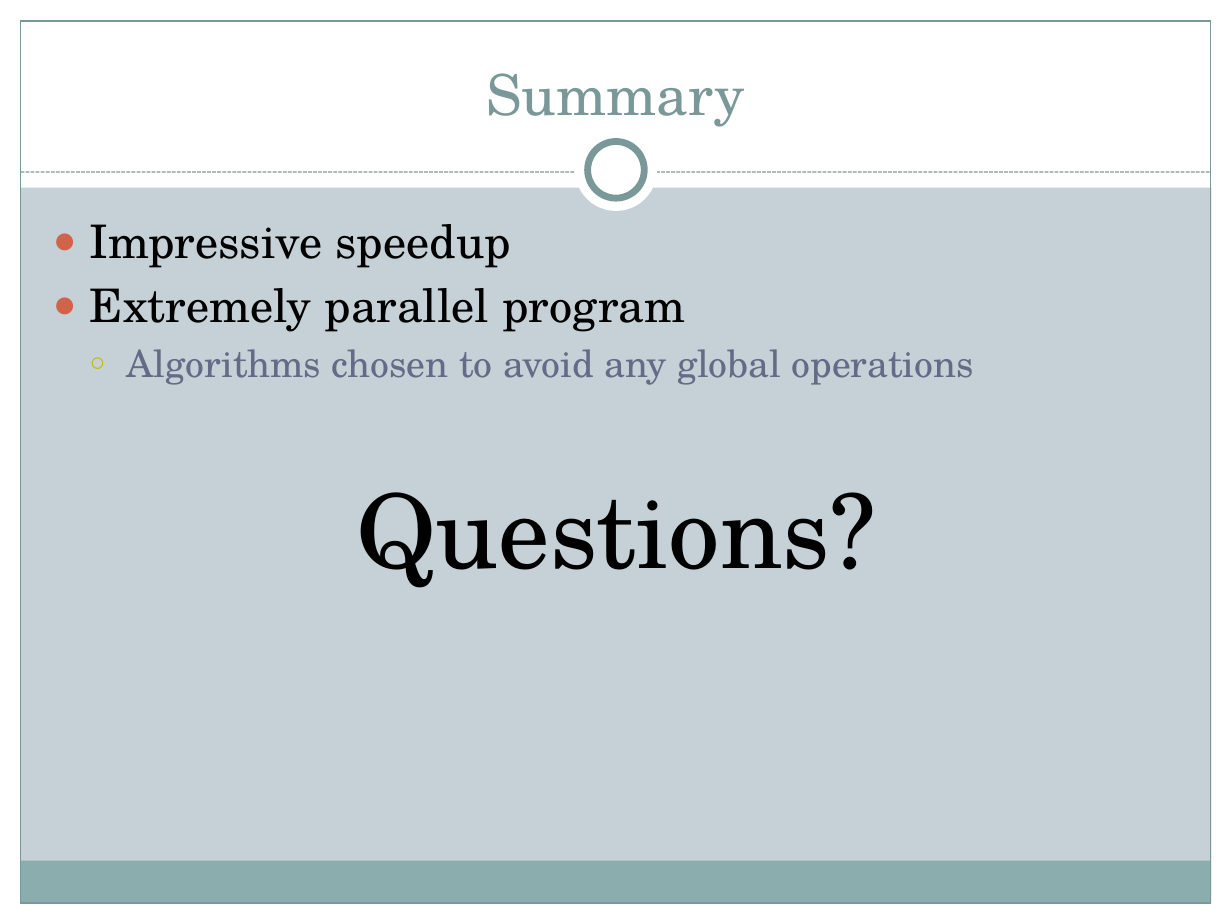
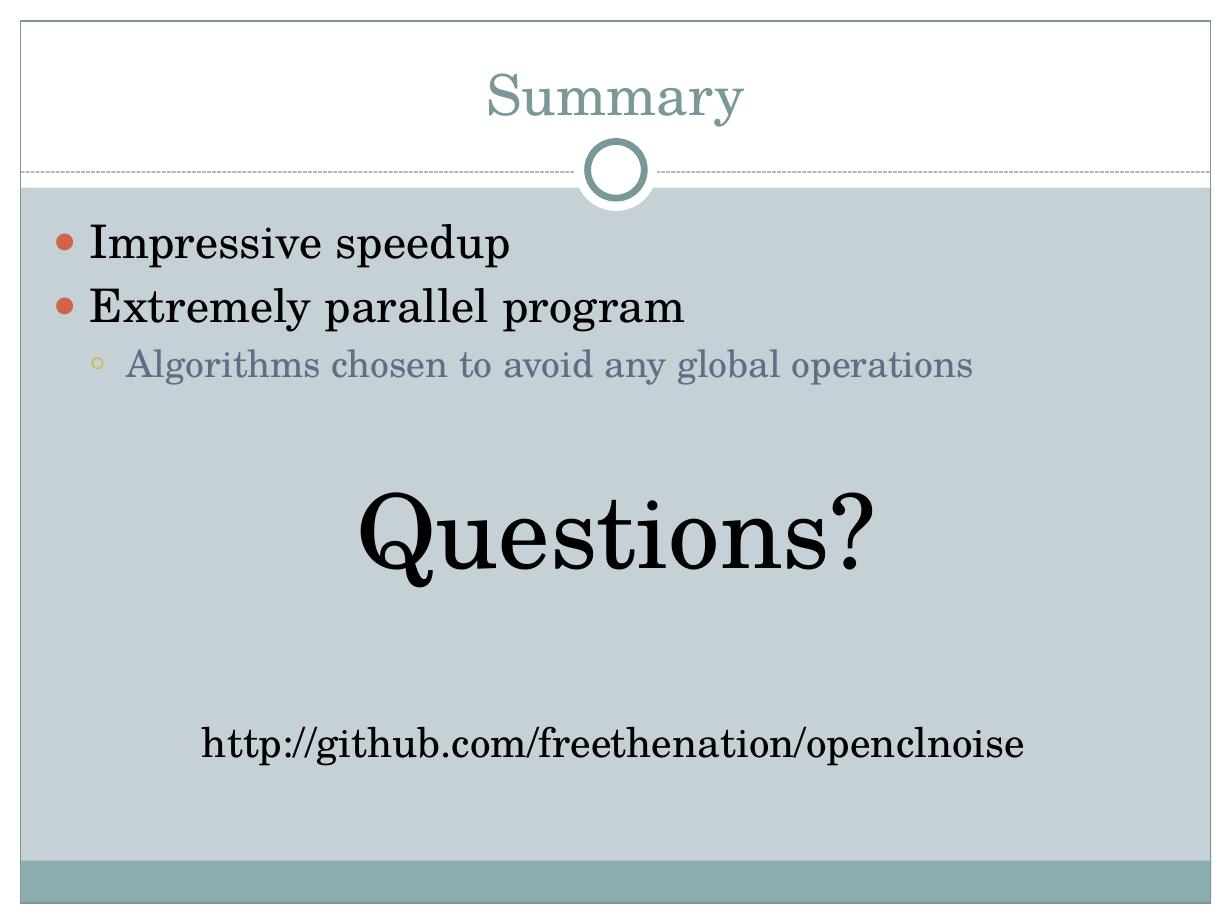
Before and after one commit to freethenation/OpenCLNoise, a slide deck: slide 12 of docs/Presentation.pptx. Drawn at 1232x924 pixels with LibreOffice and Linux fonts; fonts in the diff are those of the drawing. Boxes give left, top, right and bottom in pixels: in the first picture for what was removed or moved away, otherwise in the second. Text is boxed around its words. In the diff, an @@ line names an element or a change of style, - is before the commit and + after.

Commit message:
Added github link

```diff
--- a/docs/Presentation.pptx
+++ b/docs/Presentation.pptx
@@ text at [202, 726, 1025, 766]: paragraph added @@
+http://github.com/freethenation/openclnoise
```
